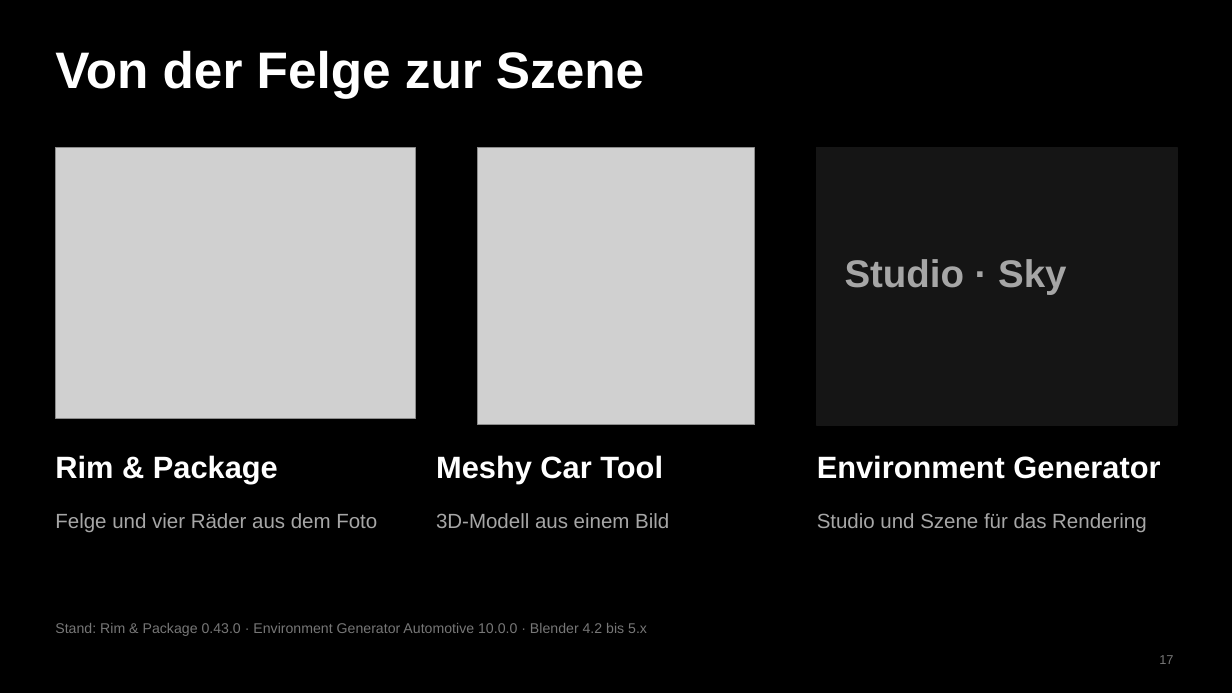
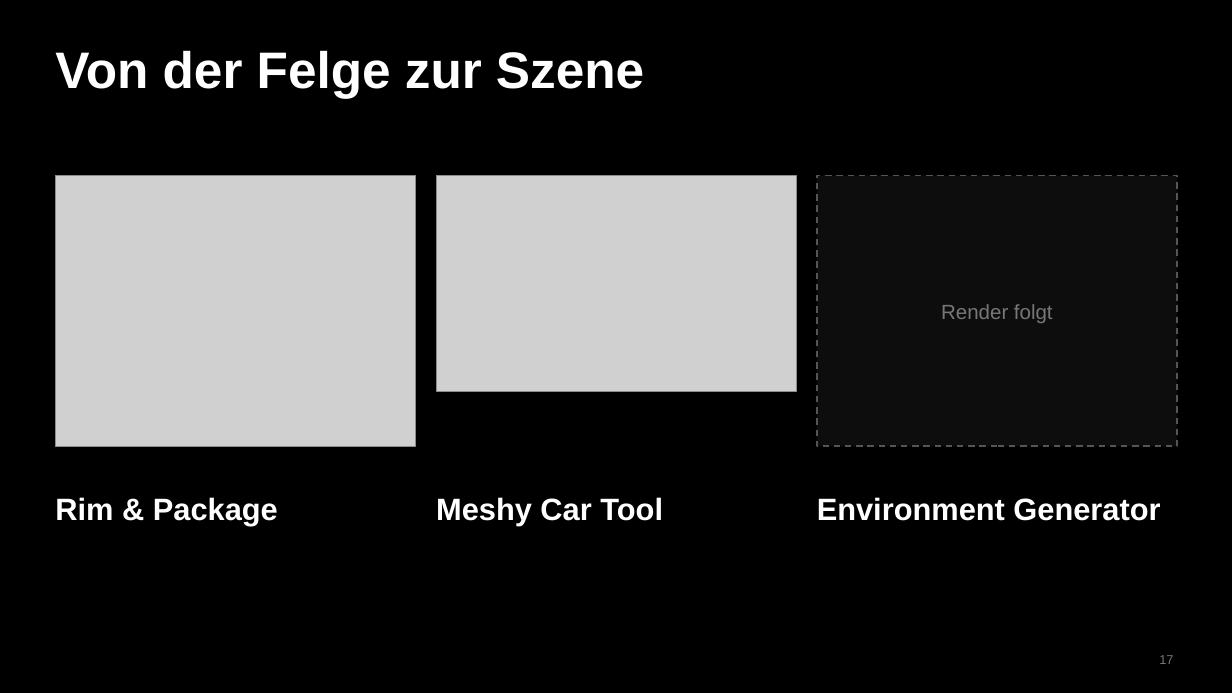
Before and after one commit to 5jn2zm8msr-ship-it/Test01, a slide deck: slide 17 of praesentation/Felgen_Add-ons.pptx. Drawn at 1232x693 pixels with LibreOffice and Linux fonts; fonts in the diff are those of the drawing; grey boxes stand for pictures. Boxes give left, top, right and bottom in pixels: in the first picture for what was removed or moved away, otherwise in the second. Text is boxed around its words. In the diff, an @@ line names an element or a change of style, - is before the commit and + after.

```diff
--- a/praesentation/Felgen_Add-ons.pptx
+++ b/praesentation/Felgen_Add-ons.pptx
@@ picture: place and size @@
-picture at (55,148,416,419)
+picture at (55,176,416,446)
@@ picture: place and size @@
-picture at (478,148,755,425)
+picture at (436,176,797,391)
@@ rectangle: place and size @@
-rectangle at (817,148,1177,425)
+rectangle at (817,176,1177,446)
@@ rectangle at (817,176,1177,446): fill #151515 to #0D0D0D; outline #151515 1 pt to #555555 1.25 pt dashed @@
@@ text removed at (845,259,1066,295) @@
-Studio · Sky
@@ text added at (941,304,1053,323), 16 pt, text #777777 @@
+Render folgt
@@ 3 texts: place and size @@
-3 texts at (55,455,1160,484)
+3 texts at (55,497,1160,526)
@@ text removed at (55,513,377,532) @@
-Felge und vier Räder aus dem Foto
@@ text removed at (436,513,669,528) @@
-3D-Modell aus einem Bild
@@ text removed at (817,513,1146,532) @@
-Studio und Szene für das Rendering
@@ text removed at (55,623,647,636) @@
-Stand: Rim & Package 0.43.0 · Environment Generator Automotive 10.0.0 · Blender 4.2 bis 5.x
```
Also in this commit, not shown: 5 other slides changed, 10 slides added, 10 slides removed, 1 other file.
